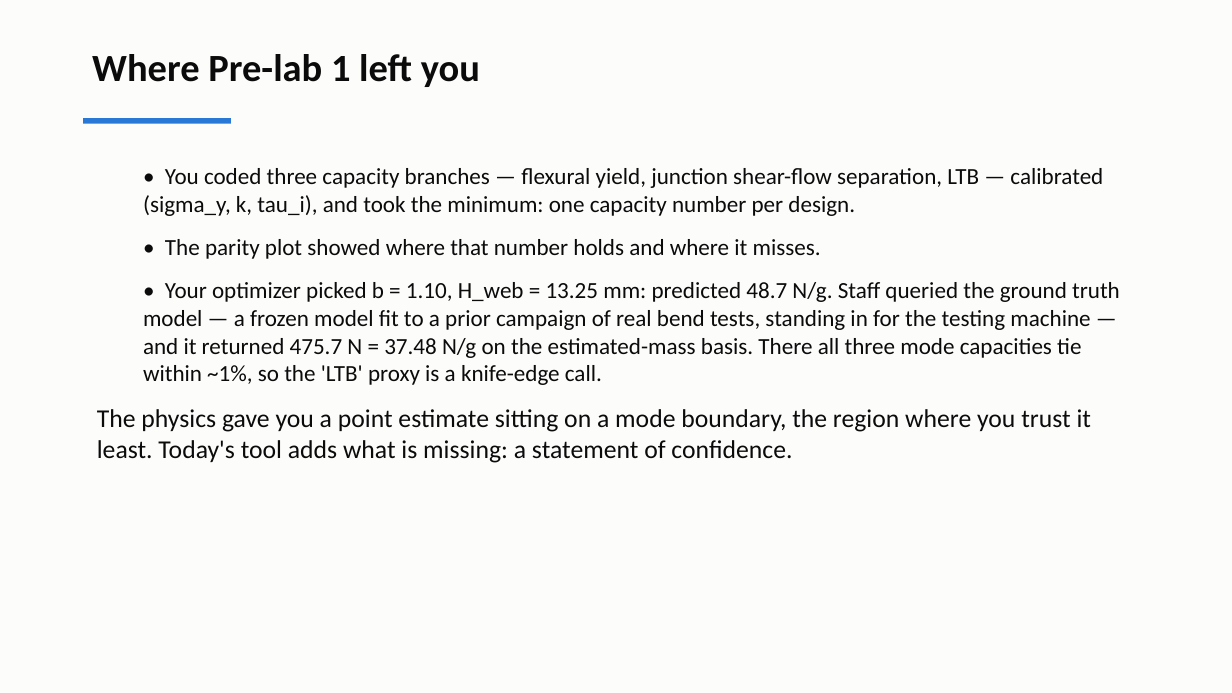
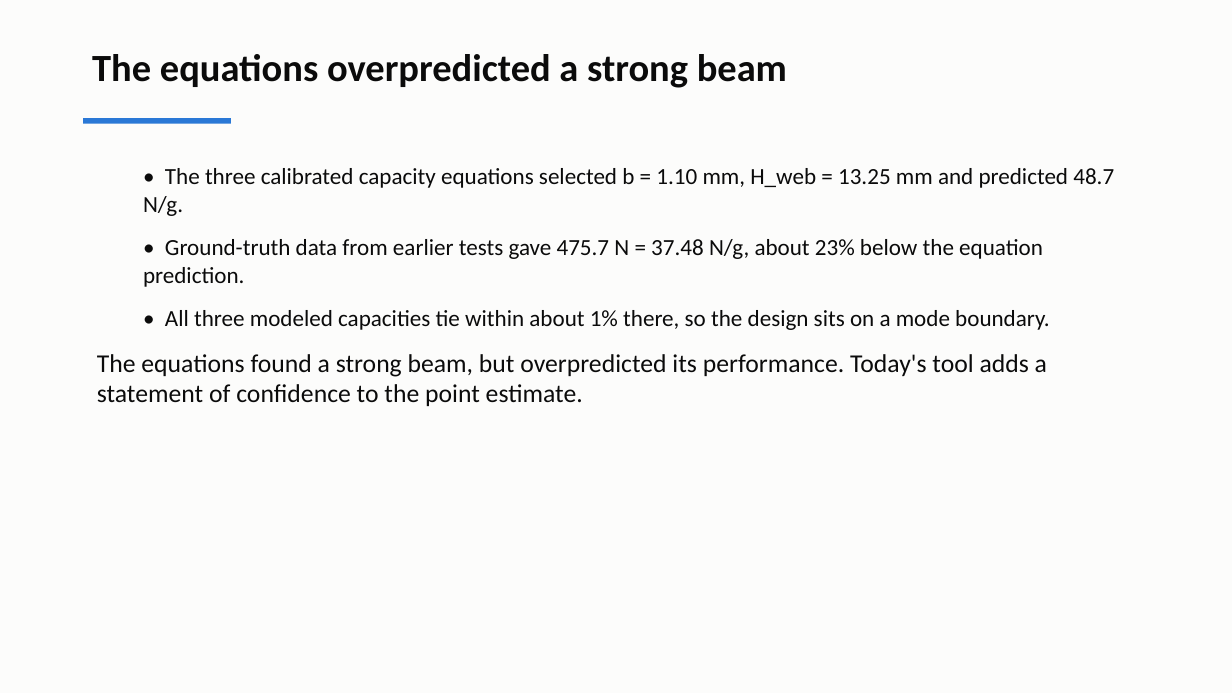
Before and after one commit to andrewvoss8-boop/core-me-data-science-activities-public, a slide deck: slide 2 of me323/Module1_drafts/ME323_Module1_Lecture2.pptx. Drawn at 1232x693 pixels with LibreOffice and Linux fonts; fonts in the diff are those of the drawing. Boxes give left, top, right and bottom in pixels: in the first picture for what was removed or moved away, otherwise in the second. Text is boxed around its words. In the diff, an @@ line names an element or a change of style, - is before the commit and + after.

```diff
--- a/me323/Module1_drafts/ME323_Module1_Lecture2.pptx
+++ b/me323/Module1_drafts/ME323_Module1_Lecture2.pptx
@@ text at box(92, 54, 787, 88): text changed @@
-Where Pre-lab 1 left you
+The equations overpredicted a strong beam
@@ text at box(97, 168, 1114, 406): text changed @@
-  • You coded three capacity branches — flexural yield, junction shear-flow separation, LTB — calibrated (sigma_y, k, tau_i), and took the minimum: one capacity number per design.
-  • The parity plot showed where that number holds and where it misses.
-  • Your optimizer picked b = 1.10, H_web = 13.25 mm: predicted 48.7 N/g. Staff queried the ground truth model — a frozen model fit to a prior campaign of real bend tests, standing in for the testing machine — and it returned 475.7 N = 37.48 N/g on the estimated-mass basis. There all three mode capacities tie within ~1%, so the 'LTB' proxy is a knife-edge call.
-The physics gave you a point estimate sitting on a mode boundary, the region where you trust it least. Today's tool adds what is missing: a statement of confidence.
+  • The three calibrated capacity equations selected b = 1.10 mm, H_web = 13.25 mm and predicted 48.7 N/g.
+  • Ground-truth data from earlier tests gave 475.7 N = 37.48 N/g, about 23% below the equation prediction.
+  • All three modeled capacities tie within about 1% there, so the design sits on a mode boundary.
+The equations found a strong beam, but overpredicted its performance. Today's tool adds a statement of confidence to the point estimate.
```
Also in this commit, not shown: 10 other slides changed, 6 slides added, 5 slides removed, 9 other files.
